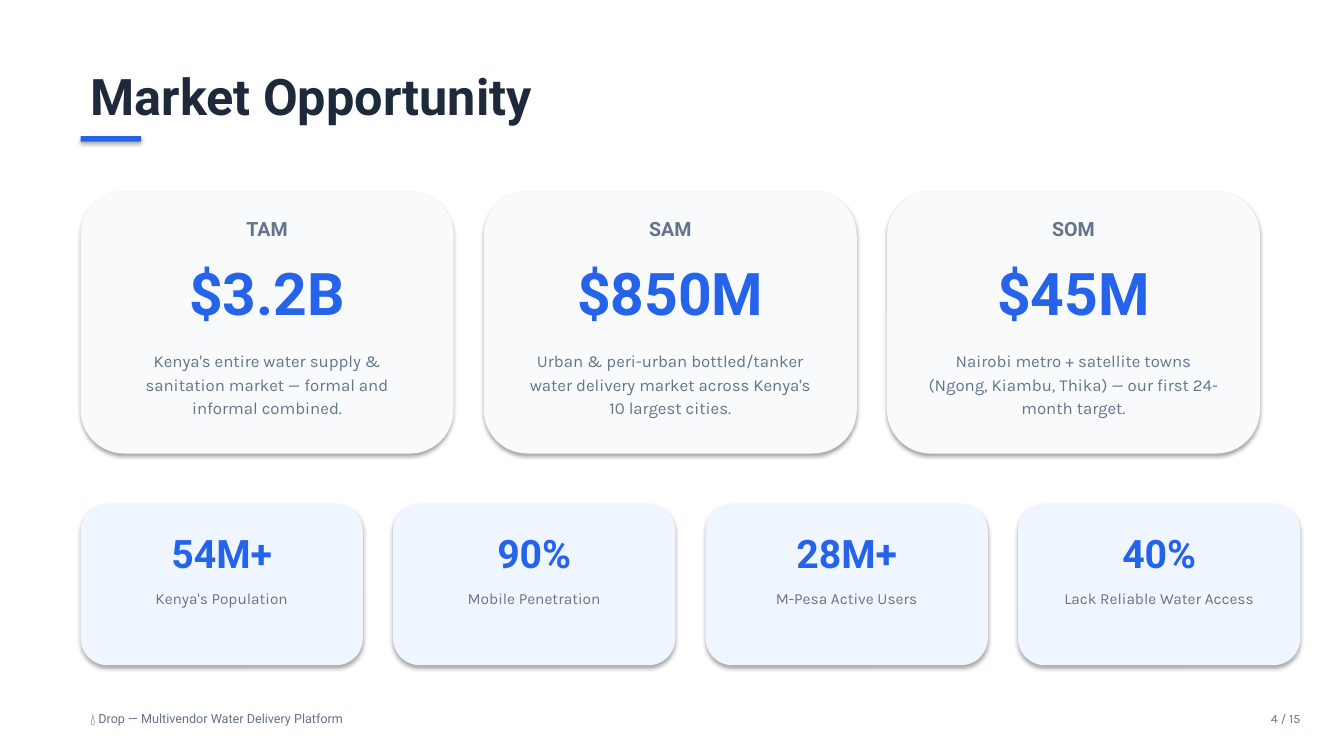
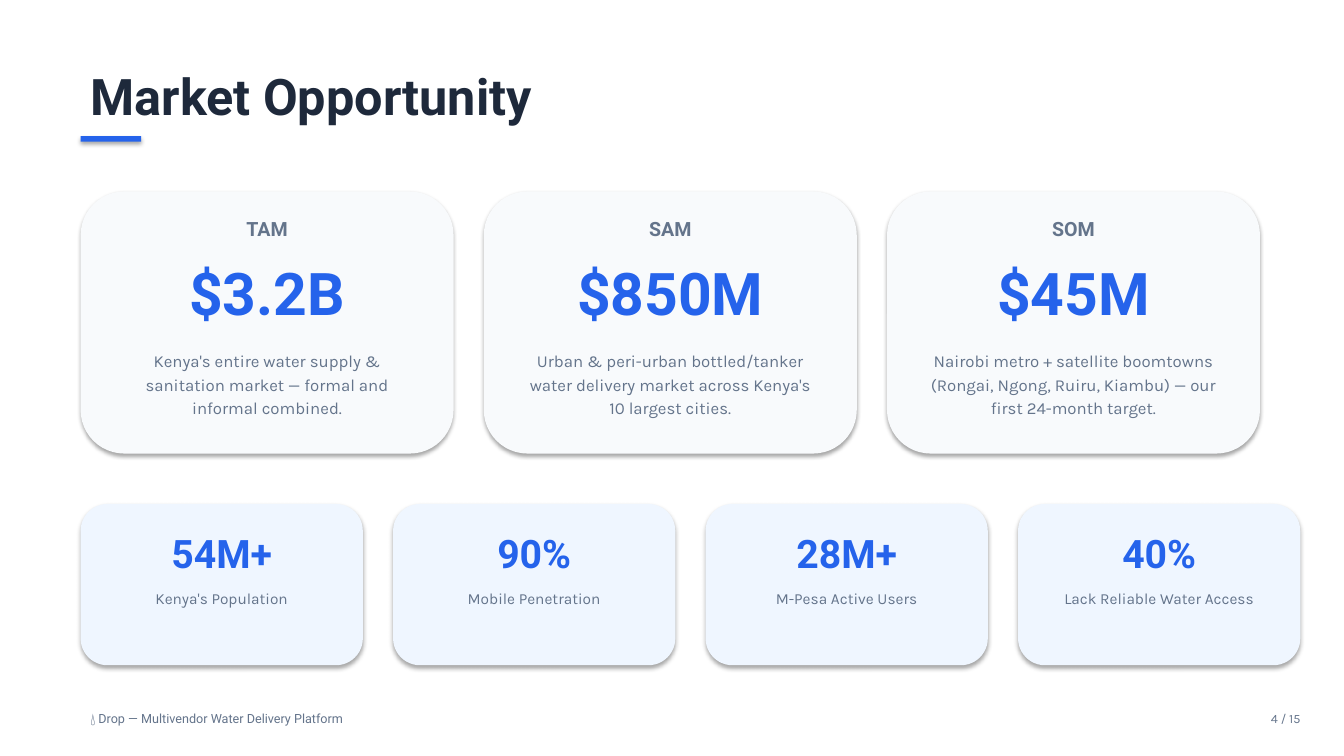
Before and after one commit to WinterJackson/drop-water-delivery-app, a slide deck: slide 4 of Drop_Pitch_Deck.pptx. Drawn at 1344x756 pixels with LibreOffice and Linux fonts; fonts in the diff are those of the drawing. Boxes give left, top, right and bottom in pixels: in the first picture for what was removed or moved away, otherwise in the second. Text is boxed around its words. In the diff, an @@ line names an element or a change of style, - is before the commit and + after.

```diff
--- a/Drop_Pitch_Deck.pptx
+++ b/Drop_Pitch_Deck.pptx
@@ text at [931, 355, 1215, 418]: text changed @@
-Nairobi metro + satellite towns (Ngong, Kiambu, Thika) — our first 24-month target.
+Nairobi metro + satellite boomtowns (Rongai, Ngong, Ruiru, Kiambu) — our first 24-month target.
```
Also in this commit, not shown: 1 other slide changed.
